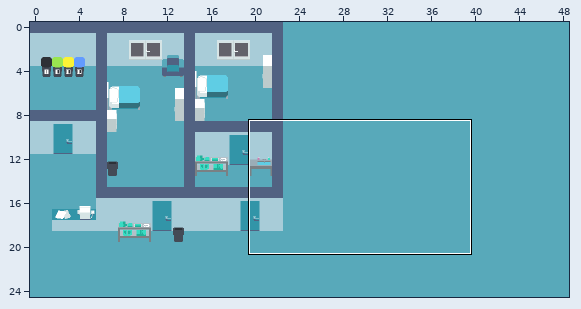
Level history. Tiled map (JSON): resources/level/hospital.json. The first picture is a wide view before the edit; the outline marks the close-up.
Close-up. As it was:
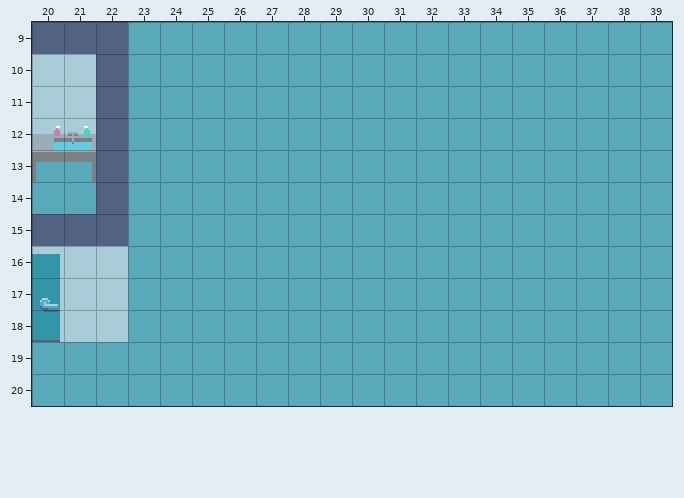
Cells are 16x16 px. Shown: x 20..39, y 9..20. The commit also changed other parts of the map, which this record leaves out.
After:
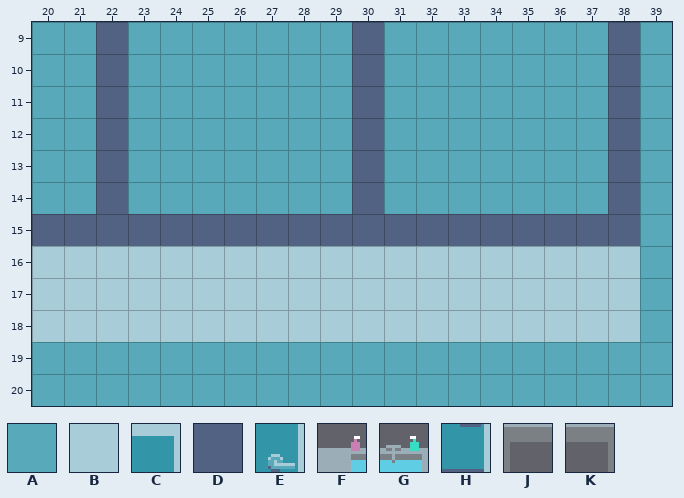
Key: from "sprites": A 0, B 1, C 3, D 11, E 13, F 20, G 21, H 23, J 30, K 31.
_ is an empty cell, . an unchanged one.
The edit:
--- layer "Walls"
@@ x 20..38 @@
- 9 DD........A.......A
-10 BB........A.......A
-11 BB........A.......A
-12 BB........A.......A
-13 ..........A.......A
-14 ..........A.......A
-15 ...AAAAAAAAAAAAAAAA
-16 ...AAAAAAAAAAAAAAAA
-17 ...AAAAAAAAAAAAAAAA
-18 ...AAAAAAAAAAAAAAAA
+ 9 AA........D.......D
+10 AA........D.......D
+11 AA........D.......D
+12 AA........D.......D
+13 ..........D.......D
+14 ..........D.......D
+15 ...DDDDDDDDDDDDDDDD
+16 ...BBBBBBBBBBBBBBBB
+17 ...BBBBBBBBBBBBBBBB
+18 ...BBBBBBBBBBBBBBBB
--- layer "Items"
@@ x 20..21 @@
-12 FG
-13 JK
+12 __
+13 __
@@ x 20..20 @@
-16 C
-17 E
-18 H
+16 _
+17 _
+18 _
